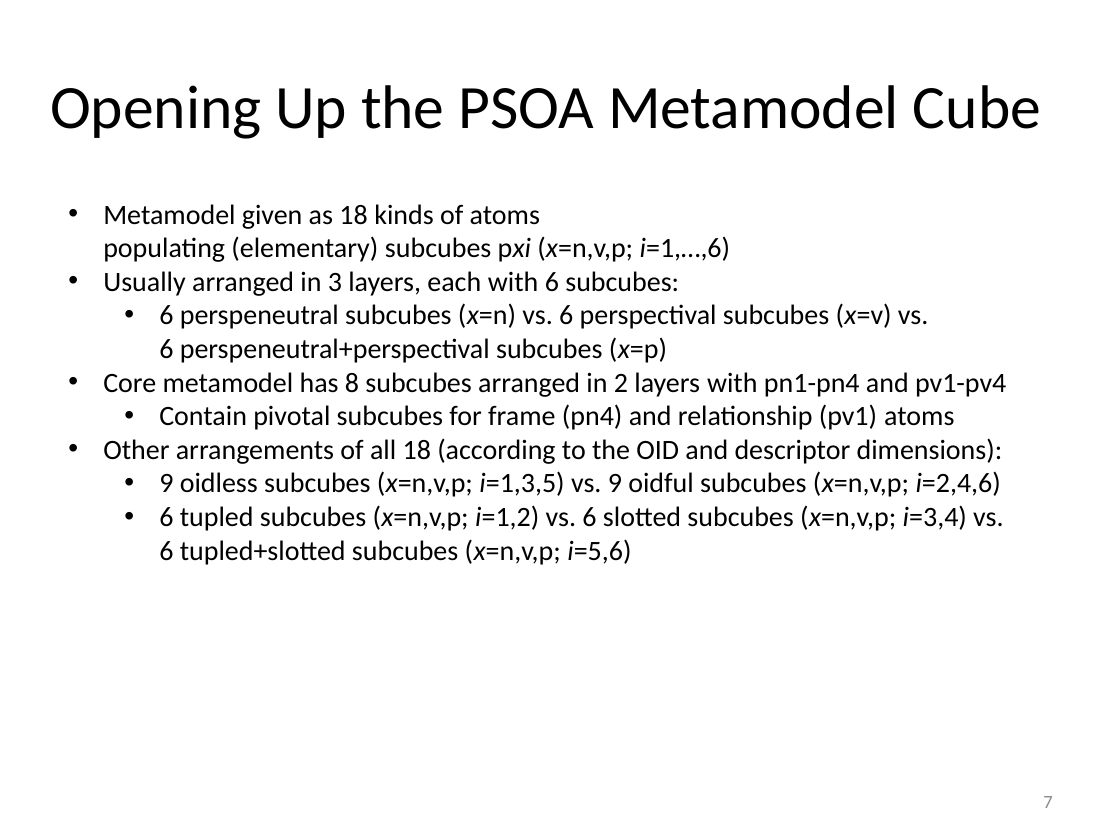
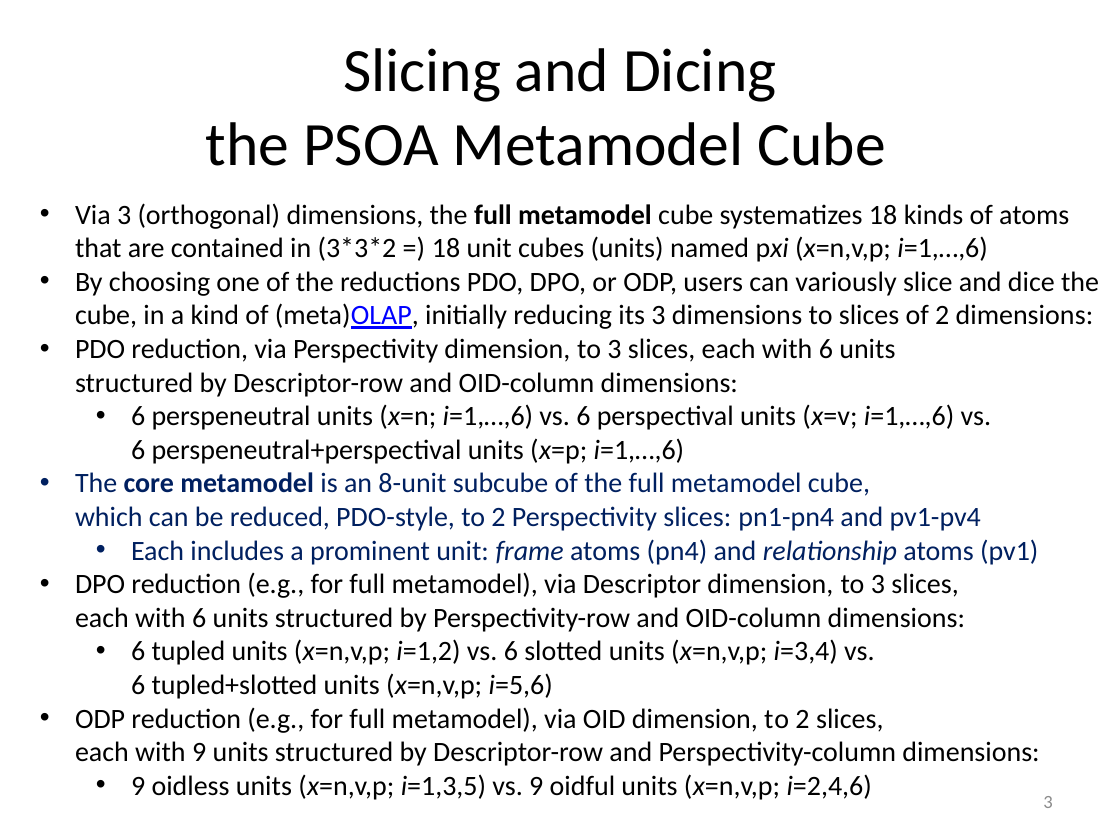
Before and after one commit to RuleML/ruleml-website, a slide deck: slide 3 of talks/PSOAMetamodelGrailogWedding.pptx (slide 7 before the commit). Drawn at 1120x840 pixels with LibreOffice and Linux fonts; fonts in the diff are those of the drawing. Boxes give left, top, right and bottom in pixels: in the first picture for what was removed or moved away, otherwise in the second. Text is boxed around its words. In the diff, an @@ line names an element or a change of style, - is before the commit and + after.

```diff
--- a/talks/PSOAMetamodelGrailogWedding.pptx
+++ b/talks/PSOAMetamodelGrailogWedding.pptx
@@ title at [206,48,886,166]: text changed @@
-Opening Up the PSOA Metamodel Cube
+Slicing and Dicing
+the PSOA Metamodel Cube
@@ text at [75,203,1099,800]: text changed @@
-• Metamodel given as 18 kinds of atoms
-  populating (elementary) subcubes pxi (x=n,v,p; i=1,…,6)
-• Usually arranged in 3 layers, each with 6 subcubes:
-  • 6 perspeneutral subcubes (x=n) vs. 6 perspectival subcubes (x=v) vs.
-    6 perspeneutral+perspectival subcubes (x=p)
-• Core metamodel has 8 subcubes arranged in 2 layers with pn1-pn4 and pv1-pv4
-  • Contain pivotal subcubes for frame (pn4) and relationship (pv1) atoms
-• Other arrangements of all 18 (according to the OID and descriptor dimensions):
-  • 9 oidless subcubes (x=n,v,p; i=1,3,5) vs. 9 oidful subcubes (x=n,v,p; i=2,4,6)
-  • 6 tupled subcubes (x=n,v,p; i=1,2) vs. 6 slotted subcubes (x=n,v,p; i=3,4) vs.
-    6 tupled+slotted subcubes (x=n,v,p; i=5,6)
+• Via 3 (orthogonal) dimensions, the full metamodel cube systematizes 18 kinds of atoms
+  that are contained in (3*3*2 =) 18 unit cubes (units) named pxi (x=n,v,p; i=1,…,6)
+• By choosing one of the reductions PDO, DPO, or ODP, users can variously slice and dice the
+  cube, in a kind of (meta)OLAP, initially reducing its 3 dimensions to slices of 2 dimensions:
+• PDO reduction, via Perspectivity dimension, to 3 slices, each with 6 units
+  structured by Descriptor-row and OID-column dimensions:
+  • 6 perspeneutral units (x=n; i=1,…,6) vs. 6 perspectival units (x=v; i=1,…,6) vs.
+    6 perspeneutral+perspectival units (x=p; i=1,…,6)
+• The core metamodel is an 8-unit subcube of the full metamodel cube,
+  which can be reduced, PDO-style, to 2 Perspectivity slices: pn1-pn4 and pv1-pv4
+  • Each includes a prominent unit: frame atoms (pn4) and relationship atoms (pv1)
+• DPO reduction (e.g., for full metamodel), via Descriptor dimension, to 3 slices,
+  each with 6 units structured by Perspectivity-row and OID-column dimensions:
+  • 6 tupled units (x=n,v,p; i=1,2) vs. 6 slotted units (x=n,v,p; i=3,4) vs.
+    6 tupled+slotted units (x=n,v,p; i=5,6)
+• ODP reduction (e.g., for full metamodel), via OID dimension, to 2 slices,
+  each with 9 units structured by Descriptor-row and Perspectivity-column dimensions:
+  • 9 oidless units (x=n,v,p; i=1,3,5) vs. 9 oidful units (x=n,v,p; i=2,4,6)
@@ page number at [1043,796,1052,808]: text changed @@
-7
+3
```
Also in this commit, not shown: 1 other slide changed, 2 slides added, 1 other file.
